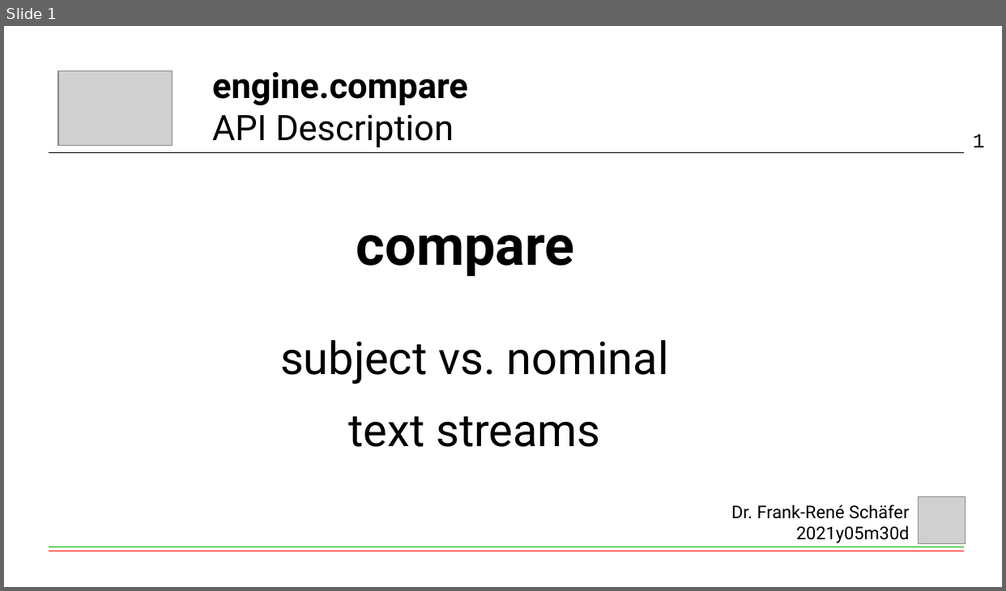
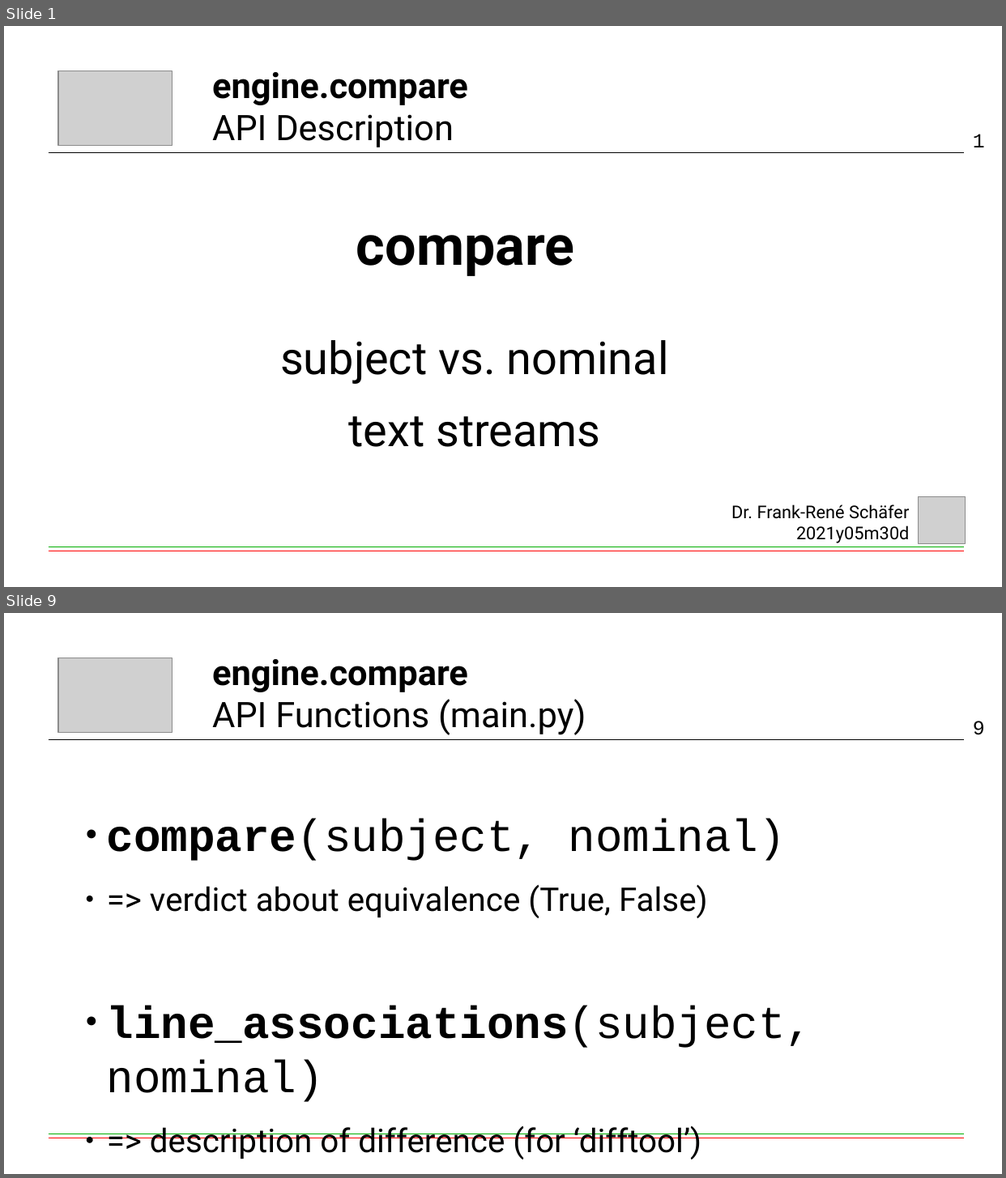
Before and after one commit to fschaef/hwut, a slide deck: engine/compare/api.odp. Shown one above the other, each under a label of ours: slide 1 before the commit, slides 1 and 9 after it; the slides between them are not shown. The pictures are 1006x591 and 1006x1178 pixels, drawn with LibreOffice and Linux fonts; fonts in the diff are those of the drawing; grey boxes stand for pictures. Boxes give left, top, right and bottom in pixels: in the first picture for what was removed or moved away, otherwise in the second. Text is boxed around its words. In the diff, an @@ line names an element or a change of style, - is before the commit and + after.

Commit message:
Sort out LineSequence and Potpourri

```diff
--- a/engine/compare/api.odp
+++ b/engine/compare/api.odp
@@ slide 9 added at [4, 613, 1002, 1174], background #FFFFFF @@
@@ picture added at [58, 658, 172, 733] @@
@@ title added at [212, 659, 586, 735], 28 pt, text #000000 @@
+engine.compare
+API Functions (main.py)
@@ page number added at [973, 721, 985, 735], 16 pt, text #000000 @@
+9
@@ line added from (49, 740) to (964, 740), #000000 0 pt @@
@@ text added at [107, 819, 813, 1160], 26 pt, text #000000 @@
+● compare(subject, nominal)
+● => verdict about equivalence (True, False)
+● line_associations(subject, nominal)
+● => description of difference (for ‘difftool’)
@@ line added from (49, 1135) to (964, 1135), #00AE00 0 pt @@
@@ line added from (49, 1138) to (964, 1138), #FF0000 0 pt @@
```
Also in this commit, not shown: 3 slides changed, 4 other slides added, 11 other files.
